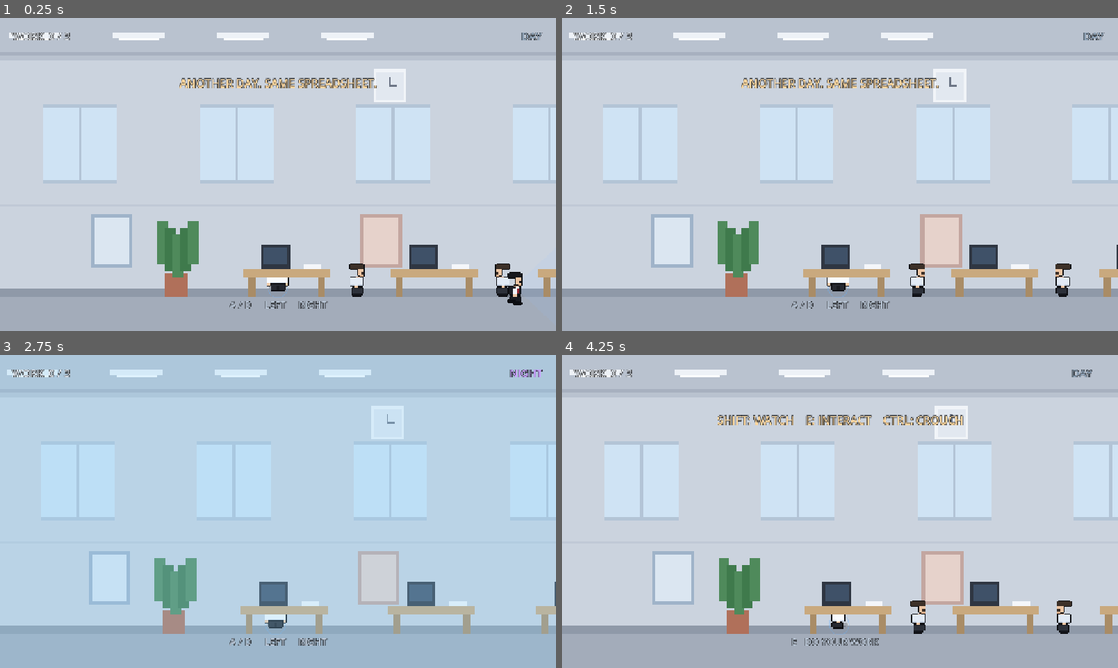
Above: before the commit, frames 1-4 (two rows, left to right).
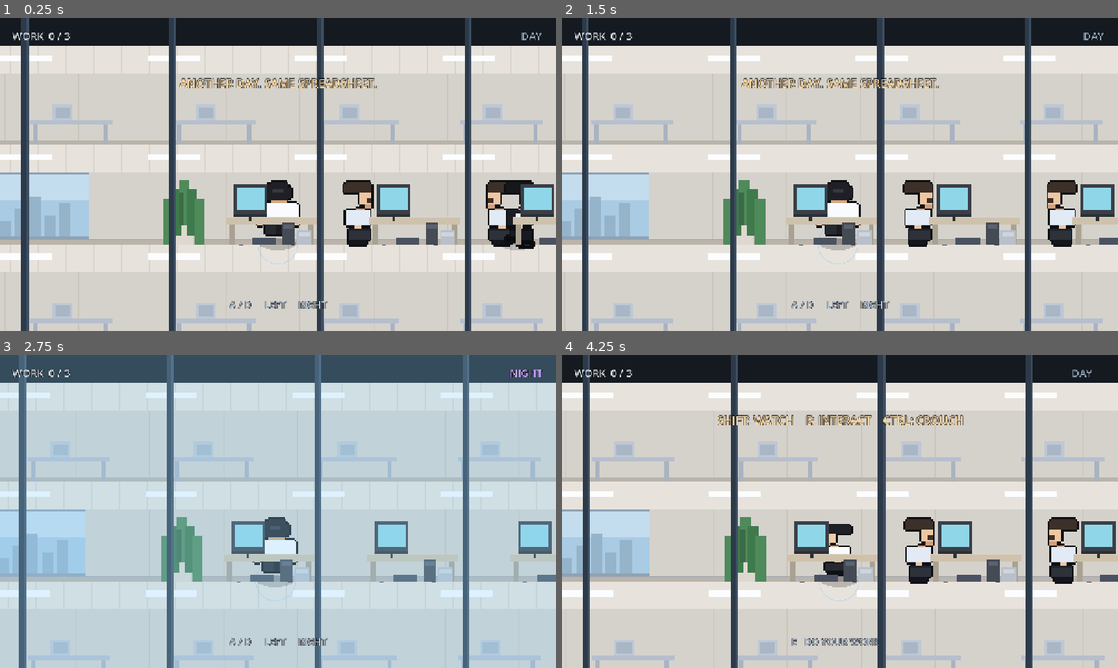
Above: after the commit, the same moments.

Repository: sunlightYY/hardwork
Game: Godot game, scene res://scenes/main.tscn
Same seed, same stepped clock (60 frames per second), same inputs: the game is played once before the commit and once after it.
Inputs:
- Up to frame 1 (0.25 s): no input
- Up to frame 2 (1.5 s): hold D (move_right) 0.53-1.28 s; hold Ctrl (crouch) 0.53-1.28 s; hold S (move_down) from 1.28 s (still down); tap Ctrl (crouch) at 1.35 s
- Up to frame 3 (2.75 s): release S (move_down) at 2.03 s; hold D (move_right) from 2.03 s (still down); hold Ctrl (crouch) from 2.03 s (still down); tap E (interact) at 2.1 s
- Up to frame 4 (4.25 s): release D (move_right) at 2.78 s; release Ctrl (crouch) at 2.78 s; hold W (move_up) 2.78-3.53 s; tap Shift (toggle_phase) at 2.85 s; tap Ctrl (crouch) at 3.05 s; hold A (move_left) from 3.53 s (still down); hold Ctrl (crouch) from 3.53 s (still down); tap C at 3.6 s

The runs differ from the first frame. In frame 1, 65% of the frame differs, in the area x 0-100%, y 0-100%; in frame 2, 66%; in frame 3, 50%; in frame 4, 65%.

Commit message:
按参考图重做立面剖面
加入幕墙竖梃、层间楼板、吊顶灯带与上下相邻楼层；层高压缩到三个桌高，
角色放大到 144px，工位/显示器/绿植/洗手台按新比例重排，走廊加入门与窗外城市。

Diff:
--- a/scripts/coworker.gd
+++ b/scripts/coworker.gd
@@ -8,5 +8,5 @@
 	var sprite := AnimatedSprite2D.new()
 	sprite.frames = Sheet.frames(SHEET)
 	sprite.animation = "idle_right" if facing_right else "idle_left"
-	sprite.scale = Vector2(2.0, 2.0)
+	sprite.scale = Vector2(4.0, 4.0)
 	add_child(sprite)
--- a/scripts/level.gd
+++ b/scripts/level.gd
@@ -5,8 +5,13 @@
 const MONSTER := preload("res://scripts/monster.gd")
 const COWORKER := preload("res://scripts/coworker.gd")
 
-const FLOOR_Y := 640.0
-const CHAR_Y := 598.0
+const FLOOR_Y := 520.0
+const FLOOR_H := 228.0
+const CEIL_H := 64.0
+const SLAB_H := 26.0
+const CHAR_Y := 442.0
+const BAY := 340.0
+const MULLION := 16.0
 
 const SEG_A_START := 0.0
 const SEG_A_END := 4400.0
@@ -32,19 +37,21 @@
 
 func _ready() -> void:
 	var backdrop := ColorRect.new()
-	backdrop.color = Color("191d24")
+	backdrop.color = Color("151a21")
 	backdrop.position = Vector2(SEG_A_START - 1600, -200)
 	backdrop.size = Vector2(SEG_B_END - SEG_A_START + 3200, 1120)
 	backdrop.mouse_filter = Control.MOUSE_FILTER_IGNORE
-	backdrop.z_index = -30
+	backdrop.z_index = -40
 	add_child(backdrop)
 
 	_build_strip(SEG_A_START, SEG_A_END, true)
 	_build_strip(SEG_B_START, SEG_B_END, false)
+
 	foreground = Node2D.new()
 	foreground.z_index = 10
 	add_child(foreground)
 	_build_props()
+
 	_spawn_player()
 	_spawn_day_actors()
 	_spawn_monsters()
@@ -58,55 +65,82 @@
 	back.z_index = -10
 	add_child(back)
 
-	_layer_rect(back, x0, -40, width, FLOOR_Y + 40, Color("cbd3de"))
-	_layer_rect(back, x0, 0, width, 96, Color("b9c2cf"))
-	_layer_rect(back, x0, 80, width, 6, Color("a7b0bf"))
-	_layer_rect(back, x0, FLOOR_Y - 16, width, 16, Color("8f99a8"))
-	_layer_rect(back, x0, FLOOR_Y, width, 720 - FLOOR_Y, Color("a3acba"))
-
-	var step := 360.0
-	var x := x0 + 140.0
-	while x + 170.0 < x1:
-		if office:
-			_layer_rect(back, x, 200, 170, 180, Color("cfe3f4"))
-			_layer_rect(back, x, 200, 170, 8, Color("b3c4d6"))
-			_layer_rect(back, x, 372, 170, 8, Color("b3c4d6"))
-			_layer_rect(back, x + 82, 208, 6, 164, Color("b3c4d6"))
-		else:
-			_layer_rect(back, x, 300, 110, 340, Color("b6bfcd"))
-			_layer_rect(back, x + 8, 312, 94, 316, Color("a6b0c0"))
-			_layer_rect(back, x + 96, 430, 10, 10, Color("e3e8ef"))
-		x += step
-
-	for dx in [60.0, 300.0, 540.0, 780.0]:
-		var lx: float = x0 + float(dx)
-		if lx + 120.0 < x1:
-			_layer_rect(back, lx, 34, 120, 12, Color("eef2f7"))
-			_layer_rect(back, lx + 14, 46, 92, 4, Color("fdfefe"))
-
-	_layer_rect(back, x0, 430, width, 4, Color("c0c9d6"))
-
-	if office:
-		var poster_x := x0 + 250.0
-		var poster_index := 0
-		while poster_x + 96.0 < x1:
-			var frame_color := Color("9fb3c9") if poster_index % 2 == 0 else Color("c3a6a0")
-			_layer_rect(back, poster_x, 452, 96, 122, frame_color)
-			_layer_rect(back, poster_x + 8, 460, 80, 106,
-				Color("dbe6f1") if poster_index % 2 == 0 else Color("e6d2cb"))
-			poster_x += 620.0
-			poster_index += 1
-
-		var clock_x := x0 + 900.0
-		while clock_x + 76.0 < x1:
-			_layer_rect(back, clock_x, 118, 76, 76, Color("f1f4f8"))
-			_layer_rect(back, clock_x + 6, 124, 64, 64, Color("e2e8f0"))
-			_layer_rect(back, clock_x + 36, 136, 4, 22, Color("6d7686"))
-			_layer_rect(back, clock_x + 38, 154, 16, 4, Color("6d7686"))
-			clock_x += 1500.0
-
-	_layer_rect(back, x1 - 26, 0, 26, FLOOR_Y, Color("8b95a4"))
-	_layer_rect(back, x1 - 10, 0, 10, FLOOR_Y, Color("78828f"))
+	_floor_band(back, x0, width, FLOOR_Y - FLOOR_H, false, office)
+	_floor_band(back, x0, width, FLOOR_Y, true, office)
+	_floor_band(back, x0, width, FLOOR_Y + FLOOR_H, false, office)
+
+	var front := Node2D.new()
+	front.z_index = 30
+	add_child(front)
+
+	var mx := x0 + 90.0
+	while mx < x1:
+		_layer_rect(front, mx, 0, MULLION, 720, Color("2c3a4a"))
+		_layer_rect(front, mx + MULLION - 5, 0, 5, 720, Color("3d4f63"))
+		mx += BAY
+
+func _floor_band(parent: Node2D, x0: float, width: float, floor_line: float, detailed: bool, office: bool) -> void:
+	var top := floor_line - FLOOR_H
+	_layer_rect(parent, x0, floor_line, width, SLAB_H, Color("242f3c"))
+	_layer_rect(parent, x0, floor_line, width, 5, Color("3a4a5c"))
+
+	_layer_rect(parent, x0, top, width, CEIL_H, Color("e7e3dc"))
+
+	var gx := x0
+	while gx < x0 + width:
+		_layer_rect(parent, gx, top, 2, CEIL_H, Color("d8d3cb"))
+		gx += 64.0
+	gx = x0 + 40.0
+	while gx + 120.0 < x0 + width:
+		_layer_rect(parent, gx, top + 22, 120, 14, Color("fbfdff"))
+		gx += BAY
+
+	_layer_rect(parent, x0, top + CEIL_H, width, FLOOR_H - CEIL_H, Color("d5d2cc"))
+
+	gx = x0 + 50.0
+	while gx < x0 + width:
+		_layer_rect(parent, gx, top + CEIL_H, 2, FLOOR_H - CEIL_H, Color("cac4ba"))
+		gx += 170.0
+
+	_layer_rect(parent, x0, floor_line - 12, width, 12, Color("bab4aa"))
+	_layer_rect(parent, x0, floor_line - 12, width, 2, Color("9aa4b3"))
+
+	if detailed:
+		_window(parent, x0 + 24, top + CEIL_H, 220, FLOOR_H - CEIL_H - 12)
+		_window(parent, x0 + width - 244, top + CEIL_H, 220, FLOOR_H - CEIL_H - 12)
+		if not office:
+			var door_x := x0 + 260.0
+			while door_x + 110.0 < x0 + width:
+				_layer_rect(parent, door_x, floor_line - 150, 104, 150, Color("b6afa3"))
+				_layer_rect(parent, door_x + 8, floor_line - 142, 88, 142, Color("c6bfb2"))
+				_layer_rect(parent, door_x + 78, floor_line - 78, 10, 10, Color("8b857a"))
+				_layer_rect(parent, door_x + 14, floor_line - 136, 76, 52, Color("9fb3c3"))
+				door_x += 420.0
+		return
+
+	gx = x0 + 110.0
+	while gx + 190.0 < x0 + width:
+		_layer_rect(parent, gx, floor_line - 56, 190, 10, Color("b6bfcc"))
+		_layer_rect(parent, gx + 8, floor_line - 46, 10, 46, Color("a9b3c1"))
+		_layer_rect(parent, gx + 168, floor_line - 46, 10, 46, Color("a9b3c1"))
+		_layer_rect(parent, gx + 52, floor_line - 92, 46, 36, Color("bec7d4"))
+		_layer_rect(parent, gx + 58, floor_line - 86, 34, 24, Color("a8b6c6"))
+		gx += 330.0
+
+func _window(parent: Node2D, x: float, y: float, w: float, h: float) -> void:
+	_layer_rect(parent, x, y, w, h, Color("a9cbe3"))
+	_layer_rect(parent, x, y, w, h * 0.42, Color("c3dcee"))
+
+	var skyline_x := x + 16.0
+	var index := 0
+	while skyline_x + 26.0 < x + w - 16.0:
+		var tower_h := 40.0 + float((index * 37) % 5) * 14.0
+		_layer_rect(parent, skyline_x, y + h - tower_h, 26, tower_h, Color("95b3c9"))
+		skyline_x += 34.0
+		index += 1
+
+	_layer_rect(parent, x, y, w, 4, Color("8fa2b5"))
+	_layer_rect(parent, x, y + h - 4, w, 4, Color("8fa2b5"))
 
 func _layer_rect(parent: Node2D, x: float, y: float, w: float, h: float, color: Color) -> void:
 	var rect := ColorRect.new()
@@ -117,102 +151,62 @@
 	parent.add_child(rect)
 
 func _build_props() -> void:
-	var x := 600.0
-	while x < SEG_A_END - 200.0:
+	var x := 560.0
+	while x < SEG_A_END - 260.0:
 		_desk(x)
-		x += 340.0
-
-	_plant(420)
-	_plant(1880)
-	_plant(3100)
-	_plant(4260)
+		x += 330.0
+
+	_plant(430)
+	_plant(1980)
+	_plant(3120)
+	_plant(4270)
 	_plant(5720)
-	_water_cooler(5600)
+	_water_cooler(5580)
 
 	_sink(7540)
 
 func _desk(x: float) -> void:
-	var top := ColorRect.new()
-	top.color = Color("c9a97e")
-	top.position = Vector2(x, 576)
-	top.size = Vector2(200, 22)
-	top.mouse_filter = Control.MOUSE_FILTER_IGNORE
-	foreground.add_child(top)
-
-	for dx in [12.0, 172.0]:
-		var leg := ColorRect.new()
-		leg.color = Color("a98c66")
-		leg.position = Vector2(x + float(dx), 598)
-		leg.size = Vector2(16, 44)
-		leg.mouse_filter = Control.MOUSE_FILTER_IGNORE
-		foreground.add_child(leg)
-
-	var monitor := ColorRect.new()
-	monitor.color = Color("2f3642")
-	monitor.position = Vector2(x + 42, 522)
-	monitor.size = Vector2(66, 54)
-	monitor.mouse_filter = Control.MOUSE_FILTER_IGNORE
-	foreground.add_child(monitor)
-
-	var screen := ColorRect.new()
-	screen.color = Color("3f5168") if not WorldState.is_night else Color("6b5fa8")
-	screen.position = Vector2(x + 48, 528)
-	screen.size = Vector2(54, 40)
-	screen.mouse_filter = Control.MOUSE_FILTER_IGNORE
-	foreground.add_child(screen)
-
-	var paper := ColorRect.new()
-	paper.color = Color("f4f6fa")
-	paper.position = Vector2(x + 140, 566)
-	paper.size = Vector2(40, 10)
-	paper.mouse_filter = Control.MOUSE_FILTER_IGNORE
-	foreground.add_child(paper)
+	_layer_rect(foreground, x, 456, 210, 18, Color("cfc2ac"))
+	_layer_rect(foreground, x, 456, 210, 4, Color("ded3c0"))
+	_layer_rect(foreground, x + 8, 474, 12, 46, Color("a9a191"))
+	_layer_rect(foreground, x + 190, 474, 12, 46, Color("a9a191"))
+
+	_layer_rect(foreground, x + 18, 384, 78, 68, Color("3a3f47"))
+	_layer_rect(foreground, x + 25, 391, 64, 50, Color("8fd7e8") if not WorldState.is_night else Color("8f7ad8"))
+	_layer_rect(foreground, x + 18, 452, 78, 6, Color("2b3037"))
+	_layer_rect(foreground, x + 54, 456, 6, 10, Color("2b3037"))
+
+	_layer_rect(foreground, x + 130, 470, 30, 50, Color("444b55"))
+	_layer_rect(foreground, x + 134, 476, 22, 8, Color("5b636e"))
+
+	_layer_rect(foreground, x + 164, 488, 34, 32, Color("b9c0c9"))
+	_layer_rect(foreground, x + 168, 492, 26, 10, Color("cfd5dd"))
+
+	_layer_rect(foreground, x + 62, 506, 54, 14, Color("4a5261"))
+	_layer_rect(foreground, x + 30, 520, 10, 4, Color("3c434e"))
+	_layer_rect(foreground, x + 150, 520, 10, 4, Color("3c434e"))
 
 func _plant(x: float) -> void:
-	var pot := ColorRect.new()
-	pot.color = Color("b0705a")
-	pot.position = Vector2(x, 588)
-	pot.size = Vector2(52, 52)
-	pot.mouse_filter = Control.MOUSE_FILTER_IGNORE
-	foreground.add_child(pot)
+	_layer_rect(foreground, x, 470, 62, 52, Color("c9c3b8"))
+	_layer_rect(foreground, x + 6, 476, 50, 44, Color("ded9cf"))
 
 	for i in range(5):
-		var leaf := ColorRect.new()
-		leaf.color = Color("4f8a5b") if i % 2 == 0 else Color("3f7a4c")
-		leaf.position = Vector2(x - 18 + i * 18, 498 - absf(2 - i) * 16)
-		leaf.size = Vector2(24, 100)
-		leaf.mouse_filter = Control.MOUSE_FILTER_IGNORE
-		foreground.add_child(leaf)
+		var leaf_x := x - 14 + i * 18
+		var leaf_y := 372.0 + absf(2 - i) * 22.0
+		_layer_rect(foreground, leaf_x, leaf_y, 24, 106, Color("4f8a5b") if i % 2 == 0 else Color("3f7a4c"))
+	_layer_rect(foreground, x + 22, 400, 12, 78, Color("3a6b46"))
 
 func _water_cooler(x: float) -> void:
-	var body := ColorRect.new()
-	body.color = Color("dfe6ee")
-	body.position = Vector2(x, 508)
-	body.size = Vector2(64, 132)
-	body.mouse_filter = Control.MOUSE_FILTER_IGNORE
-	foreground.add_child(body)
-
-	var bottle := ColorRect.new()
-	bottle.color = Color("8fc2dd")
-	bottle.position = Vector2(x + 12, 440)
-	bottle.size = Vector2(40, 68)
-	bottle.mouse_filter = Control.MOUSE_FILTER_IGNORE
-	foreground.add_child(bottle)
+	_layer_rect(foreground, x, 416, 76, 106, Color("e2e8ef"))
+	_layer_rect(foreground, x + 8, 424, 60, 90, Color("d3dae3"))
+	_layer_rect(foreground, x + 14, 342, 48, 76, Color("9fd0e6"))
+	_layer_rect(foreground, x + 14, 342, 48, 10, Color("b6dcee"))
 
 func _sink(x: float) -> void:
-	var basin := ColorRect.new()
-	basin.color = Color("e8eef5")
-	basin.position = Vector2(x - 60, 566)
-	basin.size = Vector2(160, 32)
-	basin.mouse_filter = Control.MOUSE_FILTER_IGNORE
-	foreground.add_child(basin)
-
-	var mirror := ColorRect.new()
-	mirror.color = Color("bfe0ea")
-	mirror.position = Vector2(x - 42, 372)
-	mirror.size = Vector2(124, 168)
-	mirror.mouse_filter = Control.MOUSE_FILTER_IGNORE
-	foreground.add_child(mirror)
+	_layer_rect(foreground, x - 72, 462, 184, 30, Color("e6ecf3"))
+	_layer_rect(foreground, x - 62, 468, 164, 18, Color("cdd7e2"))
+	_layer_rect(foreground, x - 40, 356, 128, 100, Color("b9d9e6"))
+	_layer_rect(foreground, x - 32, 364, 112, 84, Color("cfe8f2"))
 
 func _spawn_player() -> void:
 	player = PLAYER.new()
@@ -228,7 +222,7 @@
 	day_actors = Node2D.new()
 	add_child(day_actors)
 
-	var seats := [860.0, 1200.0, 1540.0, 2220.0, 2560.0, 3240.0, 3580.0, 4080.0]
+	var seats := [860.0, 1200.0, 1540.0, 2240.0, 2580.0, 3260.0, 3600.0, 4080.0]
 	for i in range(seats.size()):
 		var worker := COWORKER.new()
 		worker.global_position = Vector2(seats[i], CHAR_Y)
@@ -240,7 +234,7 @@
 	day_actors.add_child(supervisor)
 
 func _spawn_monsters() -> void:
-	var spots := [Vector2(1500, 624), Vector2(2900, 624), Vector2(3800, 624), Vector2(6400, 624)]
+	var spots := [Vector2(1500, 484), Vector2(2900, 484), Vector2(3800, 484), Vector2(6400, 484)]
 	for spot in spots:
 		var monster := MONSTER.new()
 		monster.global_position = spot
--- a/scripts/main.gd
+++ b/scripts/main.gd
@@ -188,6 +188,7 @@
 	WorldState.post_message("SOMETHING ON YOUR WRIST JUST CLICKED.", 3.0)
 	player.frozen = false
 
+
 func _on_caught() -> void:
 	if busy:
 		return
--- a/scripts/monster.gd
+++ b/scripts/monster.gd
@@ -1,8 +1,8 @@
 extends CharacterBody2D
 
-const SPEED := 130.0
-const SIGHT := 340.0
-const CONTACT := 30.0
+const SPEED := 170.0
+const SIGHT := 700.0
+const CONTACT := 110.0
 
 var player: Node2D
 var home := Vector2.ZERO
@@ -18,6 +18,7 @@
 	rect.size = Vector2(26, 26)
 	shape.shape = rect
 	add_child(shape)
+	scale = Vector2(2.6, 2.6)
 	home = global_position
 
 func set_active(value: bool) -> void:
--- a/scripts/player.gd
+++ b/scripts/player.gd
@@ -3,8 +3,8 @@
 signal interact_requested(kind: String)
 
 const SHEET := preload("res://assets/art/player.png")
-const SPEED := 170.0
-const INTERACT_RADIUS := 110.0
+const SPEED := 230.0
+const INTERACT_RADIUS := 150.0
 
 var dir := Vector2.RIGHT
 var facing_name := "right"
@@ -93,7 +93,7 @@
 		target = ("walk_" if is_moving() else "idle_") + facing_name
 	if sprite.animation != target:
 		sprite.play(target)
-	sprite.scale = Vector2(2.0, 1.6) if crouching and not sitting else Vector2(2.0, 2.0)
+	sprite.scale = Vector2(4.0, 3.2) if crouching and not sitting else Vector2(4.0, 4.0)
 
 func _build_sprite() -> void:
 	sprite = AnimatedSprite2D.new()
@@ -102,7 +102,7 @@
 	add_child(sprite)
 
 func _draw() -> void:
-	draw_set_transform(Vector2(0, 22), 0.0, Vector2(1.0, 0.35))
-	draw_circle(Vector2.ZERO, 20.0, Color(0, 0, 0, 0.20))
+	draw_set_transform(Vector2(0, 78), 0.0, Vector2(1.0, 0.32))
+	draw_circle(Vector2.ZERO, 42.0, Color(0, 0, 0, 0.20))
 	draw_set_transform(Vector2.ZERO, 0.0, Vector2.ONE)
-	draw_arc(Vector2(0, 22), 23.0, 0.0, TAU, 28, Color(0.40, 0.70, 1.0, 0.30), 2.0)
+	draw_arc(Vector2(0, 78), 46.0, 0.0, TAU, 32, Color(0.40, 0.70, 1.0, 0.28), 2.0)
--- a/scripts/supervisor.gd
+++ b/scripts/supervisor.gd
@@ -2,13 +2,13 @@
 
 const SHEET := preload("res://assets/art/supervisor.png")
 
-const SPEED := 95.0
-const VIEW_DISTANCE := 300.0
-const VIEW_HALF_ANGLE := 0.75
+const SPEED := 130.0
+const VIEW_DISTANCE := 560.0
+const VIEW_HALF_ANGLE := 0.26
 const SCOLD_AFTER := 1.2
 const SCOLD_COOLDOWN := 4.0
 
-var waypoints := [Vector2(1200, 618), Vector2(4100, 618)]
+var waypoints := [Vector2(1200, 442), Vector2(4100, 442)]
 var waypoint_index := 0
 var player: Node2D
 var facing := Vector2.RIGHT
@@ -27,7 +27,7 @@
 	sprite = AnimatedSprite2D.new()
 	sprite.frames = Sheet.frames(SHEET)
 	sprite.animation = "idle_down"
-	sprite.scale = Vector2(2.0, 2.0)
+	sprite.scale = Vector2(4.0, 4.0)
 	add_child(sprite)
 	global_position = waypoints[0]
 
@@ -83,16 +83,19 @@
 
 func _draw() -> void:
 	var angle := facing.angle()
-	var points := PackedVector2Array([Vector2.ZERO])
+	var origin := Vector2(0, -46)
+	var points := PackedVector2Array([origin])
 	var steps := 14
 	for i in range(steps + 1):
 		var a := angle - VIEW_HALF_ANGLE + (2.0 * VIEW_HALF_ANGLE) * float(i) / float(steps)
-		points.append(Vector2(cos(a), sin(a)) * VIEW_DISTANCE)
-	var cone := Color(0.55, 0.75, 1.0, 0.10)
+		points.append(origin + Vector2(cos(a), sin(a)) * VIEW_DISTANCE)
+	var cone := Color(0.60, 0.78, 1.0, 0.08)
 	if suspicion > 0.4:
-		cone = Color(1.0, 0.30, 0.30, 0.22)
+		cone = Color(1.0, 0.32, 0.32, 0.16)
+	for i in range(points.size()):
+		points[i].y = clampf(points[i].y, 366.0, 514.0)
 	draw_colored_polygon(points, cone)
 
-	draw_set_transform(Vector2(0, 22), 0.0, Vector2(1.0, 0.35))
-	draw_circle(Vector2.ZERO, 18.0, Color(0, 0, 0, 0.18))
+	draw_set_transform(Vector2(0, 78), 0.0, Vector2(1.0, 0.32))
+	draw_circle(Vector2.ZERO, 42.0, Color(0, 0, 0, 0.18))
 	draw_set_transform(Vector2.ZERO, 0.0, Vector2.ONE)
Not shown, changed: docs/design.md
